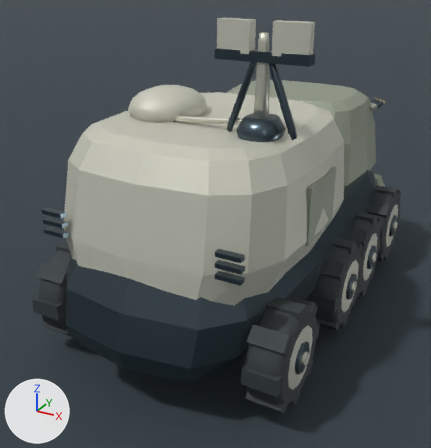
What one commit did to the Blender file content/source-art/overlord-command-hq.blend.
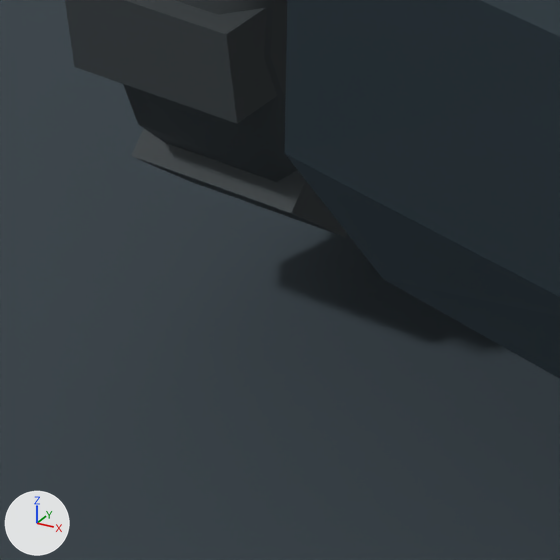
The first picture shows the older version from a 50 mm lens placed at (2.43, -5.06, 3.28), pointed at (-0.18, -0.31, 0.91). The close-ups show the older and then the newer version on the part from 5% to 25% of the width and 67% to 86% of the height of that picture. Only the edits that show in the close-ups are written down. The axes (+X, +Y, +Z) are drawn at lower left. The lights are the same throughout.

In view in the first close-up: 'OverlordCommandHQArmor_ContinuousChassis', 'OverlordCommandHQWheel_Rear_L_TireCarcass', 'OverlordCommandHQWheel_Rear_L_TreadBlocks', 'PreviewFloor'.
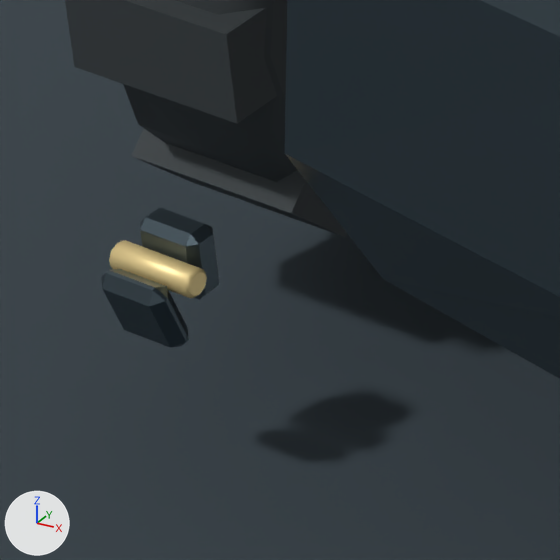
Location of each change, [x1, y1, x2, y2] in pixels of the close-ups (560 x 560 px):
'OverlordCommandHQArmor_RearShackle_ShackleLoop_1', added: after [101, 269, 189, 348]
'OverlordCommandHQArmor_RearShackle_ShackleBracket_1', added: after [140, 207, 219, 300]
'OverlordCommandHQArmor_RearShackle_ShacklePin_1', added (yellow): after [109, 240, 207, 298]

Edits to the bpy script that builds the scene:
```text
Add me_cube_118:
    me_cube_118.from_pydata(...)  # 24 vertices, 26 faces; spans x -0.0552..0.0552, y -0.0296..0.0296, z -0.055..0.055
    me_cube_118.materials.append(mat_overlordcommandhq_gunmetal)  # greyish blue #4b5961
Add me_cylinder_100:
    me_cylinder_100.from_pydata(...)  # 48 vertices, 50 faces; spans x -0.069..0.069, y -0.0197..0.0197, z -0.0197..0.0197
    me_cylinder_100.materials.append(mat_overlordcommandhq_warning)  # yellow #ebd394
Add me_cube_117:
    me_cube_117.from_pydata(...)  # 24 vertices, 26 faces; spans x -0.051..0.051, y -0.025..0.025, z -0.051..0.051
    me_cube_117.materials.append(mat_overlordcommandhq_gunmetal)  # greyish blue #4b5961
Add ob_overlordcommandhqarmor_rearshackle_shackleloop_1:
    ob_overlordcommandhqarmor_rearshackle_shackleloop_1 = bpy.data.objects.new('OverlordCommandHQArmor_RearShackle_ShackleLoop_1', me_cube_118)
    ob_overlordcommandhqarmor_rearshackle_shackleloop_1.location = (-0.893, -2.038, 0.258)
Add ob_overlordcommandhqarmor_rearshackle_shacklepin_1:
    ob_overlordcommandhqarmor_rearshackle_shacklepin_1 = bpy.data.objects.new('OverlordCommandHQArmor_RearShackle_ShacklePin_1', me_cylinder_100)
    ob_overlordcommandhqarmor_rearshackle_shacklepin_1.location = (-0.893, -2.008, 0.3)
Add ob_overlordcommandhqarmor_rearshackle_shacklebracket_1:
    ob_overlordcommandhqarmor_rearshackle_shacklebracket_1 = bpy.data.objects.new('OverlordCommandHQArmor_RearShackle_ShackleBracket_1', me_cube_117)
    ob_overlordcommandhqarmor_rearshackle_shacklebracket_1.location = (-0.893, -1.968, 0.3)
```
